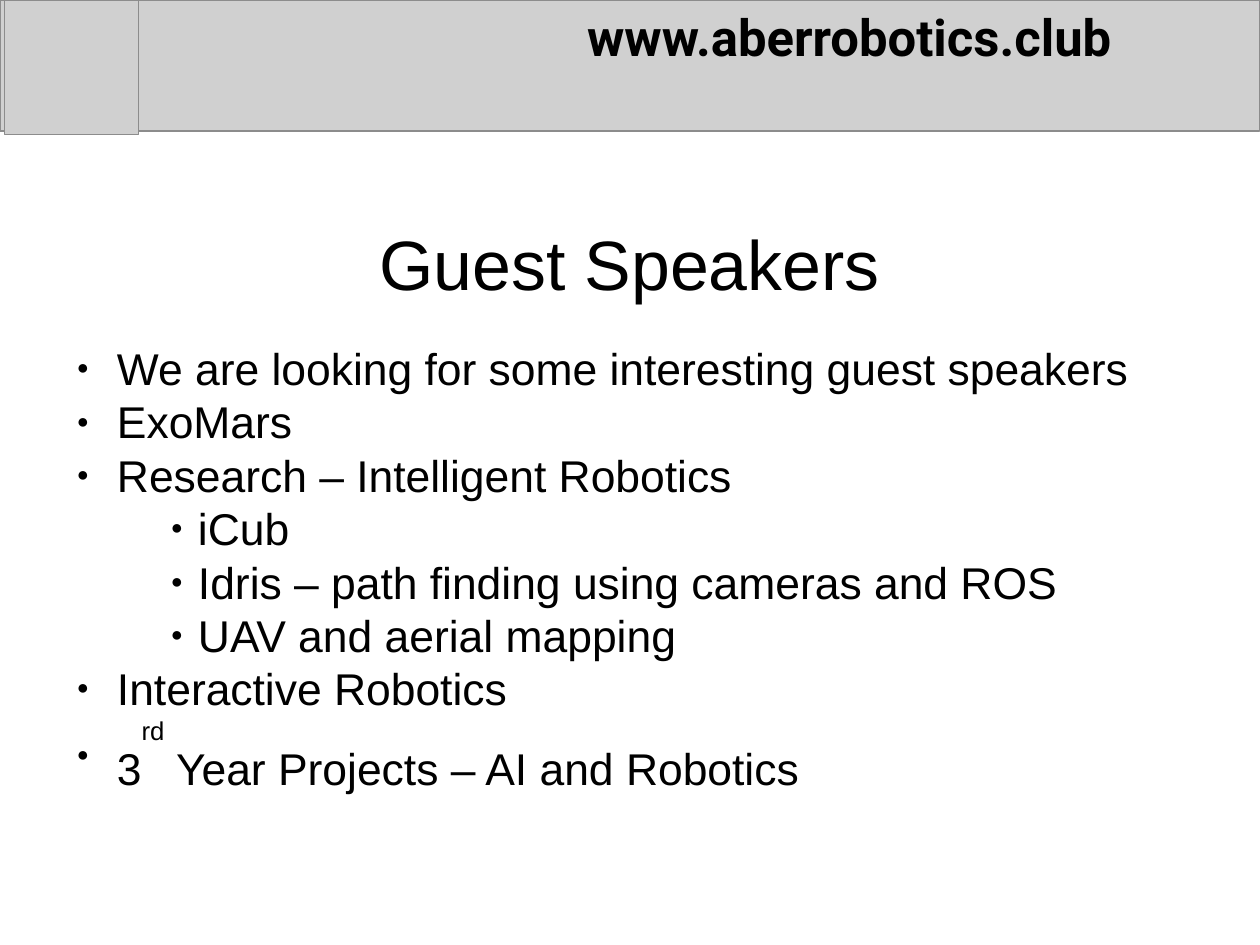
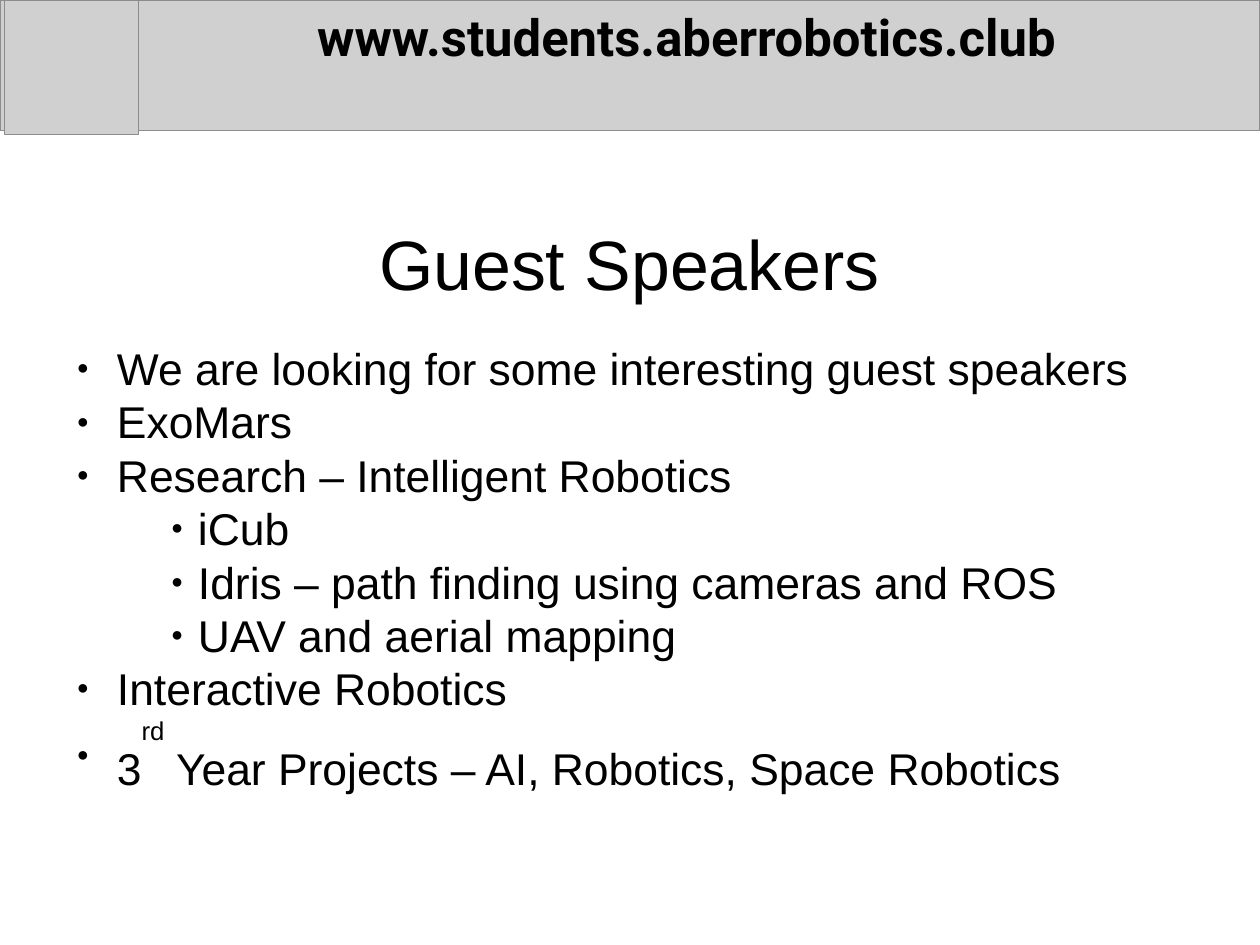
Before and after one commit to arcub/arcub.github.io, a slide deck: slide 8 of news/2018-02-07.pptx (slide 5 before the commit). Drawn at 1260x945 pixels with LibreOffice and Linux fonts; fonts in the diff are those of the drawing; grey boxes stand for pictures. Boxes give left, top, right and bottom in pixels: in the first picture for what was removed or moved away, otherwise in the second. Text is boxed around its words. In the diff, an @@ line names an element or a change of style, - is before the commit and + after.

```diff
--- a/news/2018-02-07.pptx
+++ b/news/2018-02-07.pptx
@@ text at (317,18,1055,57): text changed @@
-www.aberrobotics.club
+www.students.aberrobotics.club
@@ text at (176,752,1061,794): text changed @@
-● 3rd Year Projects – AI and Robotics
+● 3rd Year Projects – AI, Robotics, Space Robotics
```
Also in this commit, not shown: 5 other slides changed, 4 slides added.
